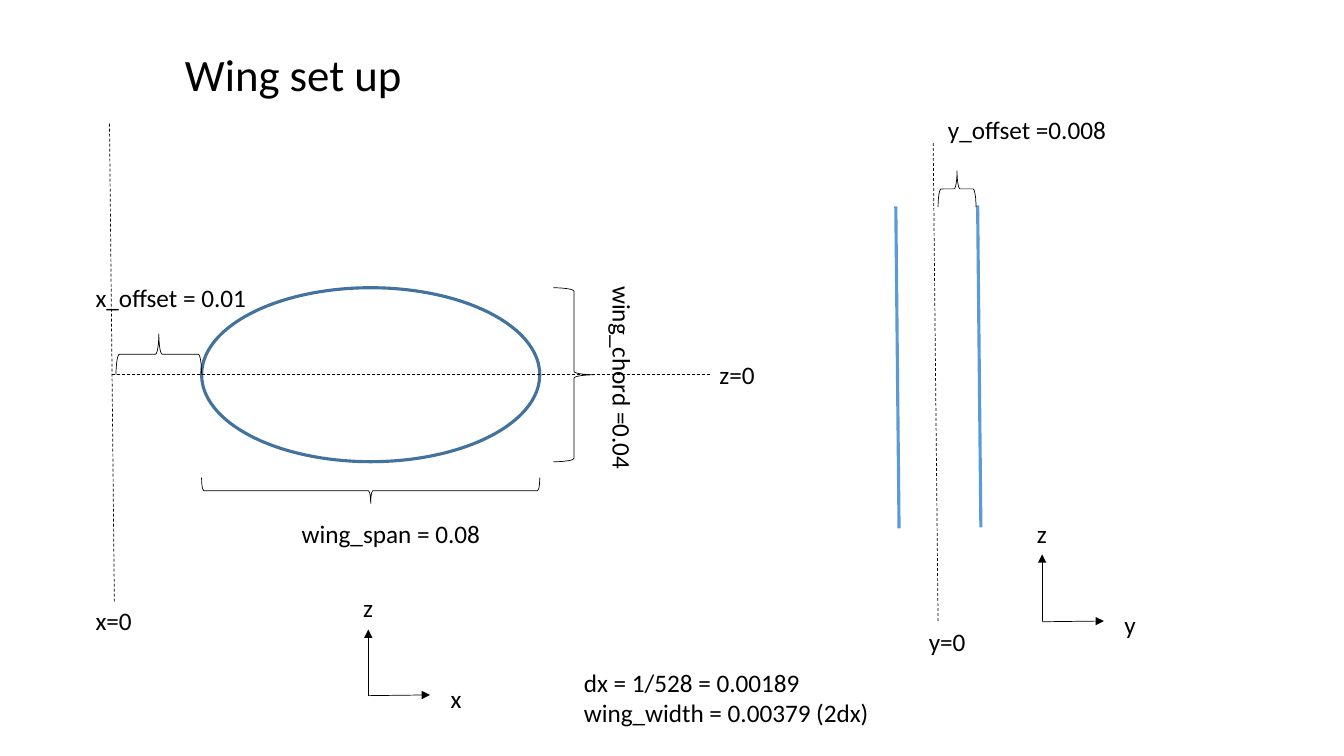
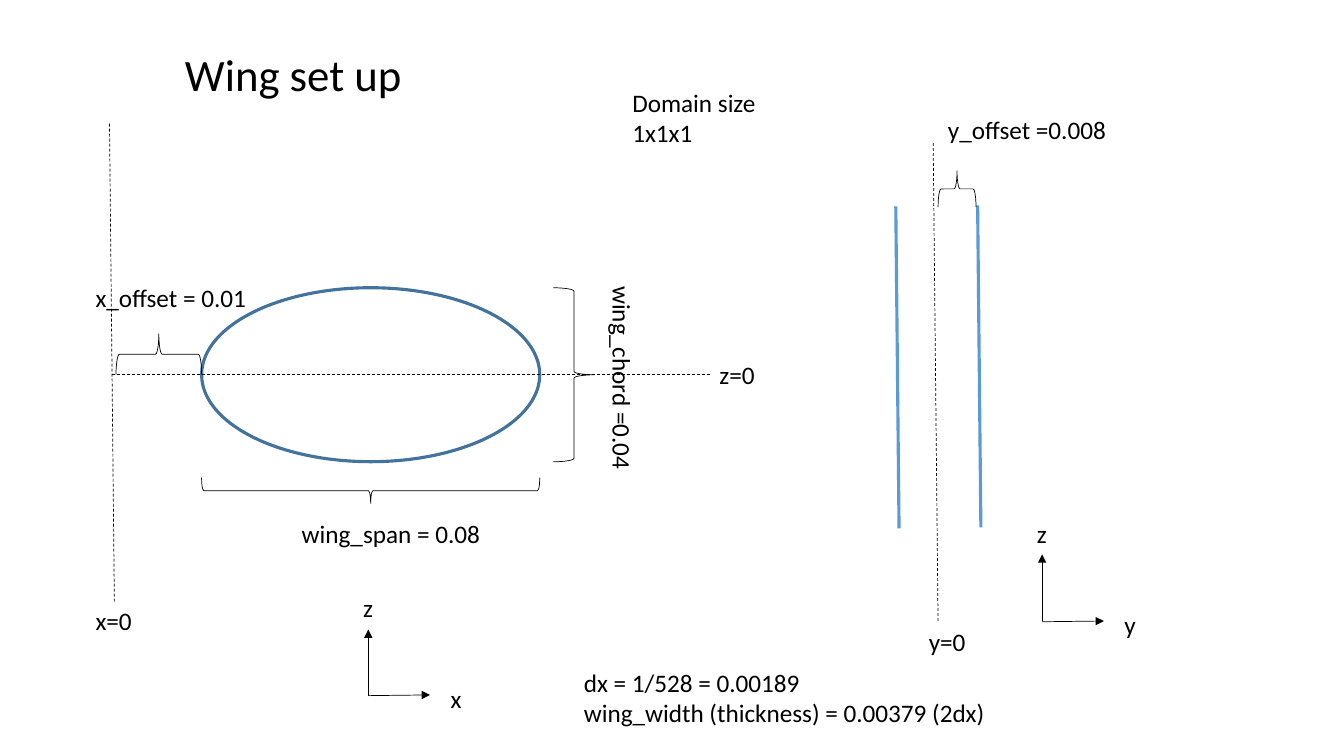
Before and after one commit to fairyflies9/IBAMR-Tutorials, a slide deck: slide 3 of IBFE Lectures/7-IBFE-Two Boundaries - Flapping wings and beam hits circle.pptx. Drawn at 1344x756 pixels with LibreOffice and Linux fonts; fonts in the diff are those of the drawing. Boxes give left, top, right and bottom in pixels: in the first picture for what was removed or moved away, otherwise in the second. Text is boxed around its words. In the diff, an @@ line names an element or a change of style, - is before the commit and + after.

```diff
--- a/IBFE Lectures/7-IBFE-Two Boundaries - Flapping wings and beam hits circle.pptx
+++ b/IBFE Lectures/7-IBFE-Two Boundaries - Flapping wings and beam hits circle.pptx
@@ text added at [632,94,756,142], 18 pt, text #000000 @@
+Domain size
+1x1x1
@@ text at [584,703,984,727]: text changed @@
-wing_width = 0.00379 (2dx)
+wing_width (thickness) = 0.00379 (2dx)
```
Also in this commit, not shown: 2 other slides changed.
